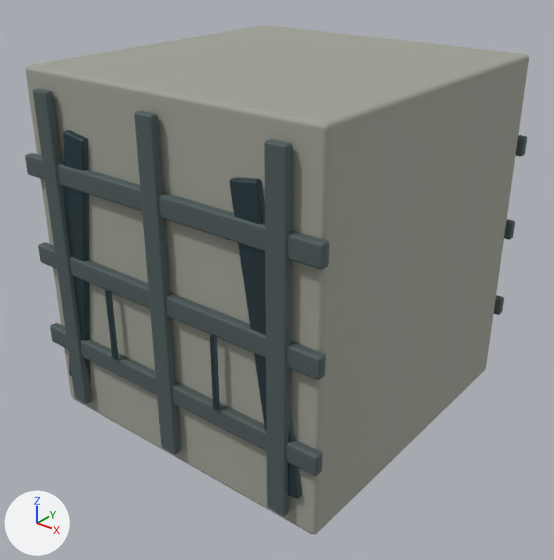
What one commit did to the glTF model godot/campaign/art/structures/abutment-shaft-0.glb.
Camera for both pictures: a 50 mm lens placed at (1.232, -1.578, 1.337), pointed at (0.014, -0.055, 0.393). Arrows for +X, +Y and +Z are at lower left; the lights stay in place. The picture after the commit comes second. Where no turn or scale is listed for an object, it has been applied to the vertices. Vertices at exactly the same position are counted once.

Names of what the first picture shows: 'abutment_0', 'abutment_1', 'abutment_2'.
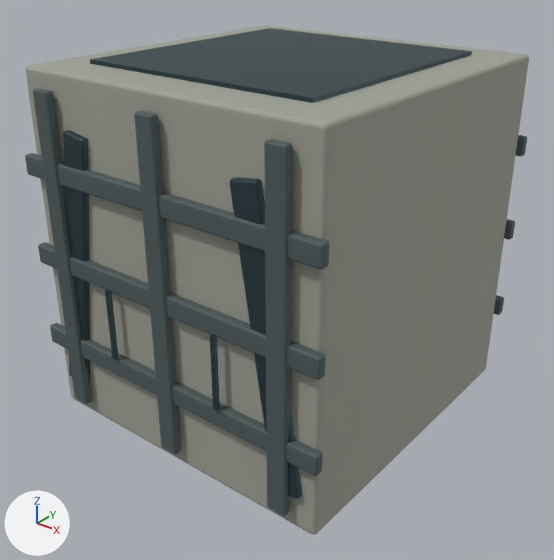
The change, as a diff of the scene's bpy script:
```diff
--- a/godot/campaign/art/structures/abutment-shaft-0.glb.py
+++ b/godot/campaign/art/structures/abutment-shaft-0.glb.py
@@ me_cube_007 @@
 # used by ob_abutment_2; location = (0.0, 0.0, 0.0)
-me_cube_007.from_pydata(...)  # 448 vertices, 864 faces; spans x -0.416..0.416, y -0.498..0.498, z 0.105..0.855
+me_cube_007.from_pydata(...)  # 456 vertices, 876 faces; spans x -0.416..0.416, y -0.498..0.498, z 0.0..1.0
+# me_cube_007 part 1: a new loose piece, a box spanning x -0.34..0.34, y -0.35..0.35, z 0.0..1.0, in mat_abutment_2 (dark cyan #354a50)
 me_cube_007.materials.append(mat_abutment_2)
```

Changed parts and their boxes (x1, y1, x2, y2) in the pictures (554 x 560 px):
'abutment_2', reshaped
    before: (63, 130, 302, 499)
    after: (63, 28, 472, 499)
part 1 of me_cube_007, added
    after: (90, 28, 472, 103)
